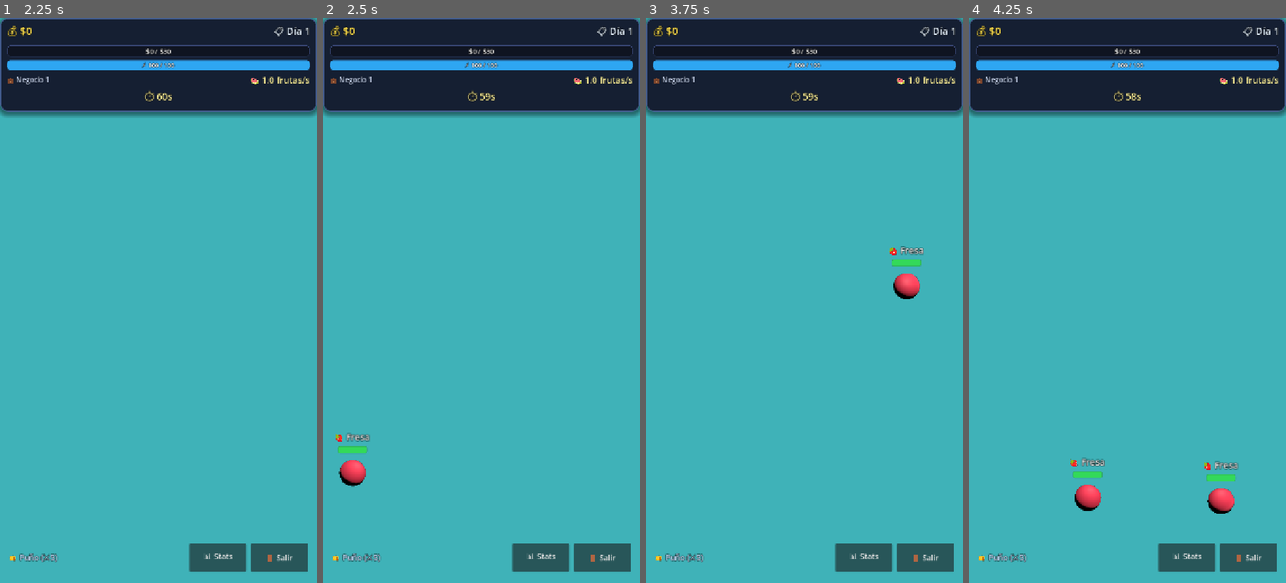
Above: before the commit, frames 1-4 (left to right).
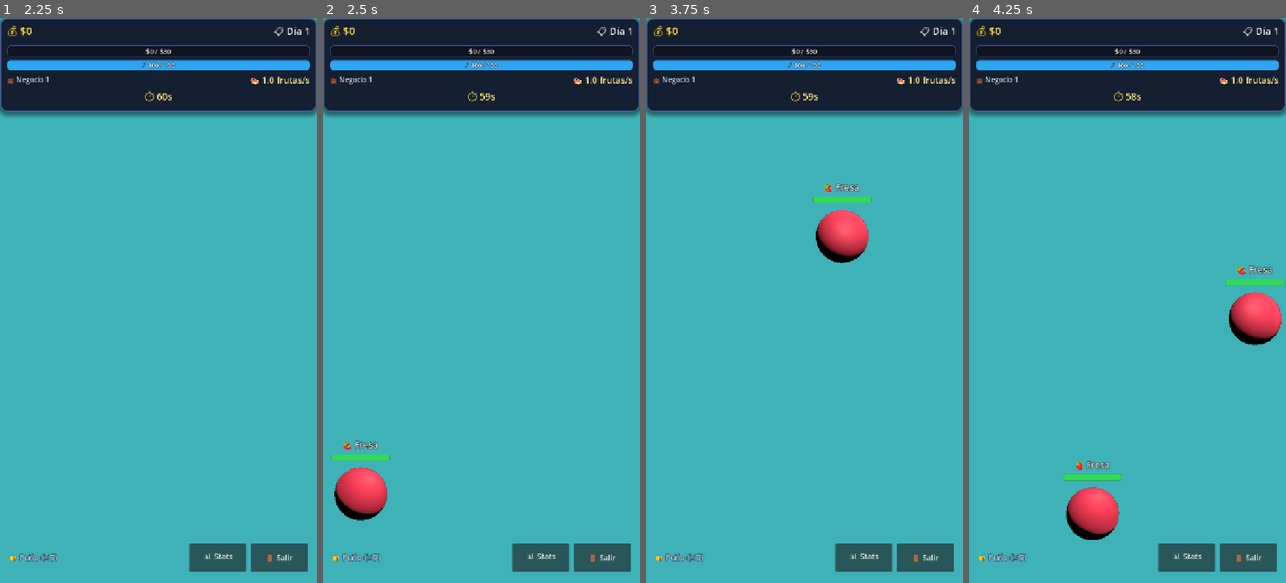
Above: after the commit, the same moments.

Repository: JvWyatt/CrazyFruit
Game: Godot game, scene res://scenes/Main.tscn
The game is run twice, just before and just after one commit, with the same random seed, the same clock (stepped at 60 frames per second) and the same inputs.
Inputs:
- Up to frame 1 (2.25 s): click "⚔️ JUGAR" at 0.5 s; click "📊 Stats" at 1.25 s; click "✖" at 2 s
- Up to frame 2 (2.5 s): no input
- Up to frame 3 (3.75 s): click "📊 Stats" at 2.75 s; click "CERRAR" at 3.5 s
- Up to frame 4 (4.25 s): no input

Frame 1 is identical in both runs. In frame 2, 1.8% of the frame differs, in the area x 2-22%, y 73-89%; in frame 3, 2.1%; in frame 4, 3.7%, in the area x 29-100%, y 43-93%.

Commit message:
balance: frutas 20% mas lentas y 2x, precios de tienda mas escalados

Diff:
--- a/scripts/autoload/StatsManager.gd
+++ b/scripts/autoload/StatsManager.gd
@@ -74,39 +74,39 @@
 	},
 	"weapon_fork": {
 		"id": "weapon_fork", "name": "Tenedor", "description": "Un pequeño avance en precisión.",
-		"damage": 10.0, "energy_cost": 0.9, "price": 25, "icon": "🍴"
+		"damage": 10.0, "energy_cost": 0.9, "price": 40, "icon": "🍴"
 	},
 	"weapon_table_knife": {
 		"id": "weapon_table_knife", "name": "Cuchillo de mesa", "description": "Un filo sencillo y práctico.",
-		"damage": 15.0, "energy_cost": 0.8, "price": 45, "icon": "🔪"
+		"damage": 15.0, "energy_cost": 0.8, "price": 90, "icon": "🔪"
 	},
 	"weapon_scissors": {
 		"id": "weapon_scissors", "name": "Tijera", "description": "Dos filos para cortes más rápidos.",
-		"damage": 20.0, "energy_cost": 0.7, "price": 80, "icon": "✂️"
+		"damage": 20.0, "energy_cost": 0.7, "price": 180, "icon": "✂️"
 	},
 	"weapon_box_cutter": {
 		"id": "weapon_box_cutter", "name": "Cúter", "description": "Una hoja fina y sorprendentemente eficaz.",
-		"damage": 25.0, "energy_cost": 0.6, "price": 150, "icon": "🪒"
+		"damage": 25.0, "energy_cost": 0.6, "price": 340, "icon": "🪒"
 	},
 	"weapon_knife": {
 		"id": "weapon_knife", "name": "Cuchillo", "description": "Un filo fiable para el trabajo diario.",
-		"damage": 35.0, "energy_cost": 0.5, "price": 270, "icon": "🔪"
+		"damage": 35.0, "energy_cost": 0.5, "price": 650, "icon": "🔪"
 	},
 	"weapon_machete": {
 		"id": "weapon_machete", "name": "Machete", "description": "Fuerza y alcance en cada golpe.",
-		"damage": 50.0, "energy_cost": 0.4, "price": 500, "icon": "🗡️"
+		"damage": 50.0, "energy_cost": 0.4, "price": 1250, "icon": "🗡️"
 	},
 	"weapon_axe": {
 		"id": "weapon_axe", "name": "Hacha", "description": "Un corte pesado que parte cualquier fruta.",
-		"damage": 70.0, "energy_cost": 0.3, "price": 900, "icon": "🪓"
+		"damage": 70.0, "energy_cost": 0.3, "price": 2400, "icon": "🪓"
 	},
 	"weapon_sword": {
 		"id": "weapon_sword", "name": "Espada", "description": "Precisión y potencia de nivel superior.",
-		"damage": 95.0, "energy_cost": 0.2, "price": 1600, "icon": "⚔️"
+		"damage": 95.0, "energy_cost": 0.2, "price": 4600, "icon": "⚔️"
 	},
 	"weapon_chainsaw": {
 		"id": "weapon_chainsaw", "name": "Motosierra", "description": "La herramienta definitiva para cortar sin parar.",
-		"damage": 130.0, "energy_cost": 0.1, "price": 2900, "icon": "🪚"
+		"damage": 130.0, "energy_cost": 0.1, "price": 9000, "icon": "🪚"
 	}
 }
 
--- a/scripts/game/Ballistic.gd
+++ b/scripts/game/Ballistic.gd
@@ -11,7 +11,9 @@
 # ============================================================================
 
 var velocity: Vector2 = Vector2.ZERO
-var gravity: float = 1500.0
+# Gravedad x0.64 (1500 - 960): junto con la velocidad x0.8 de FruitSpawner, las
+# frutas van 20% más lentas pero conservan el mismo alcance/altura de parábola.
+var gravity: float = 960.0
 var escape_y: float = 1500.0
 var wall_left: float = 10.0
 var wall_right: float = 710.0
@@ -23,7 +25,7 @@
 # acorde al alto REAL del viewport: un valor fijo (p.ej. 1500) elimina las
 # frutas al instante en pantallas más altas que 720x1280 (la fruta nace a
 # play_bounds.end.y + 150, que en pantalla alta supera 1500).
-func launch(from_position: Vector2, launch_velocity: Vector2, p_gravity: float = 1500.0, p_wall_left: float = 10.0, p_wall_right: float = 710.0, p_escape_y: float = 1500.0) -> void:
+func launch(from_position: Vector2, launch_velocity: Vector2, p_gravity: float = 960.0, p_wall_left: float = 10.0, p_wall_right: float = 710.0, p_escape_y: float = 1500.0) -> void:
 	var parent := get_parent()
 	if parent is Node2D:
 		parent.position = from_position
--- a/scripts/game/Fruit.gd
+++ b/scripts/game/Fruit.gd
@@ -62,7 +62,9 @@
 # Las paredes laterales determinan dónde rebota antes de caer.
 func launch(from_position: Vector2, launch_velocity: Vector2, p_wall_left: float = 10.0, p_wall_right: float = 710.0, p_escape_y: float = 1500.0) -> void:
 	if ballistic:
-		ballistic.launch(from_position, launch_velocity, 1500.0, p_wall_left, p_wall_right, p_escape_y)
+		# Gravedad x0.64 (1500 -> 960) junto con la velocidad x0.8 de
+		# FruitSpawner: frutas 20% más lentas con el mismo alcance.
+		ballistic.launch(from_position, launch_velocity, 960.0, p_wall_left, p_wall_right, p_escape_y)
 
 func _process(delta: float) -> void:
 	if is_dying:
--- a/scripts/game/FruitSpawner.gd
+++ b/scripts/game/FruitSpawner.gd
@@ -25,8 +25,12 @@
 # sea un poco distinto: los más lentos quedan a media altura y los más rápidos
 # se pierden por el borde superior y vuelven a caer. La gravedad y el punto de
 # desaparición viven en Ballistic.gd.
-const LAUNCH_SPEED_MIN: float = 1000.0
-const LAUNCH_SPEED_MAX: float = 2000.0
+# La velocidad inicial se bajó 20% (x0.8) y la gravedad se ajustó también
+# (x0.64, ver Fruit.gd/Obstacle.gd/Ballistic.gd) para que las frutas crucen la
+# pantalla más lentas pero alcancen la MISMA altura y alcance que antes
+# (la parábola mantiene su forma; el tiempo de vuelo es ~1.25x mayor).
+const LAUNCH_SPEED_MIN: float = 800.0
+const LAUNCH_SPEED_MAX: float = 1600.0
 const LAUNCH_ANGLE_MAX_DEG: float = 20.0
 
 var active_fruits: Array[Fruit] = []
--- a/scripts/game/Obstacle.gd
+++ b/scripts/game/Obstacle.gd
@@ -31,7 +31,8 @@
 
 func launch(from_position: Vector2, launch_velocity: Vector2, p_wall_left: float = 10.0, p_wall_right: float = 710.0, p_escape_y: float = 1500.0) -> void:
 	if ballistic:
-		ballistic.launch(from_position, launch_velocity, 1500.0, p_wall_left, p_wall_right, p_escape_y)
+		# Gravedad x0.64 (1500 -> 960) coherente con la fruta/y la velocidad x0.8.
+		ballistic.launch(from_position, launch_velocity, 960.0, p_wall_left, p_wall_right, p_escape_y)
 
 func _process(delta: float) -> void:
 	if hit_cooldown > 0.0:
--- a/scripts/models/FruitDatabase.gd
+++ b/scripts/models/FruitDatabase.gd
@@ -355,5 +355,8 @@
 	fd.unlock_order = dict["unlock_order"]
 	fd.base_color = dict["base_color"]
 	fd.inner_color = dict["inner_color"]
-	fd.radius = dict["radius"]
+	# Frutas x2 de tamaño: el radio de la DB se duplica en runtime para que los
+	# sprites, el hitbox y el modelo 3D se vean el doble de grandes (antes eran
+	# demasiado pequeñas). Scales sprite, hitbox y modelo 3D a la vez.
+	fd.radius = dict["radius"] * 2.0
 	return fd
--- a/scripts/ui/RunUpgradeModal.gd
+++ b/scripts/ui/RunUpgradeModal.gd
@@ -24,30 +24,31 @@
 
 var upgrade_keys: Array[String] = ["damage", "energy_max", "luck", "money", "launch_rate"]
 var fruit_prices: Dictionary = {
-	# Progresión geoétrica coherente con los objetivos del día (~x1.75 por
-	# pedido): cada fruta cuesta aprox. 3-4 pedidos de objetivo anterior, así
-	# que se compran de una en una (cadena: hay que comprar la anterior).
+	# Progresión rebalanceada (curva MÁS empinada que antes): cada fruta cuesta
+	# ~2x la anterior. Las primeras se siguen comprando en los primeros días,
+	# pero las de gama media/alta requieren correr mucho más profundo en el
+	# negocio, para que no puedas comprar casi todo en las primeras runs.
 	# La Frutería está bloqueada en cadena: no puedes comprar una fruta sin
 	# haber comprado la anterior (ver _get_prev_fruit_id).
-	"banana": 60,
-	"peach": 110,
-	"cherry": 200,
-	"orange": 350,
-	"apple": 600,
-	"pear": 1050,
-	"kiwi": 1900,
-	"mango": 3400,
-	"lemon": 6000,
-	"watermelon": 10500,
-	"melon": 18500,
-	"pineapple": 32000,
-	"papaya": 56000,
-	"coconut": 98000,
-	"avocado": 170000,
-	"dragon_fruit": 300000,
-	"guava": 525000,
-	"quince": 920000,
-	"pumpkin": 1600000
+	"banana": 120,
+	"peach": 260,
+	"cherry": 550,
+	"orange": 1100,
+	"apple": 2200,
+	"pear": 4200,
+	"kiwi": 8000,
+	"mango": 15000,
+	"lemon": 30000,
+	"watermelon": 60000,
+	"melon": 120000,
+	"pineapple": 240000,
+	"papaya": 480000,
+	"coconut": 960000,
+	"avocado": 1900000,
+	"dragon_fruit": 3800000,
+	"guava": 7500000,
+	"quince": 15000000,
+	"pumpkin": 30000000
 }
 
 # Cached row refs so purchases can update in place instead of rebuilding the whole shop
Not shown, changed: MEJORAS.md
